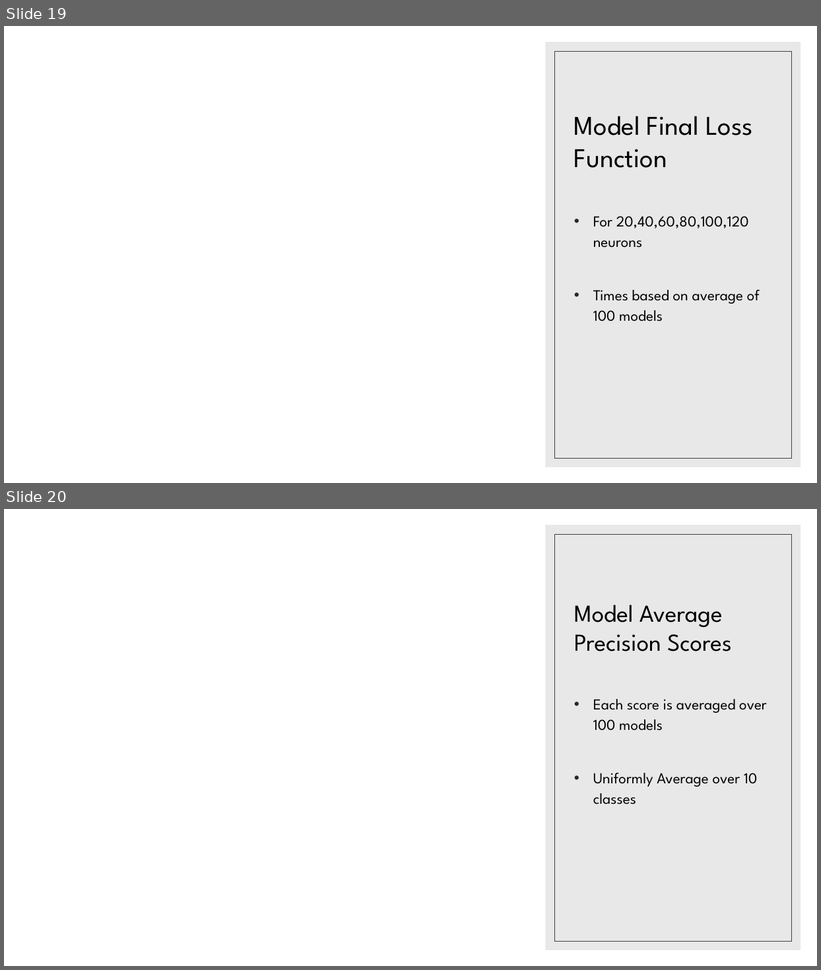
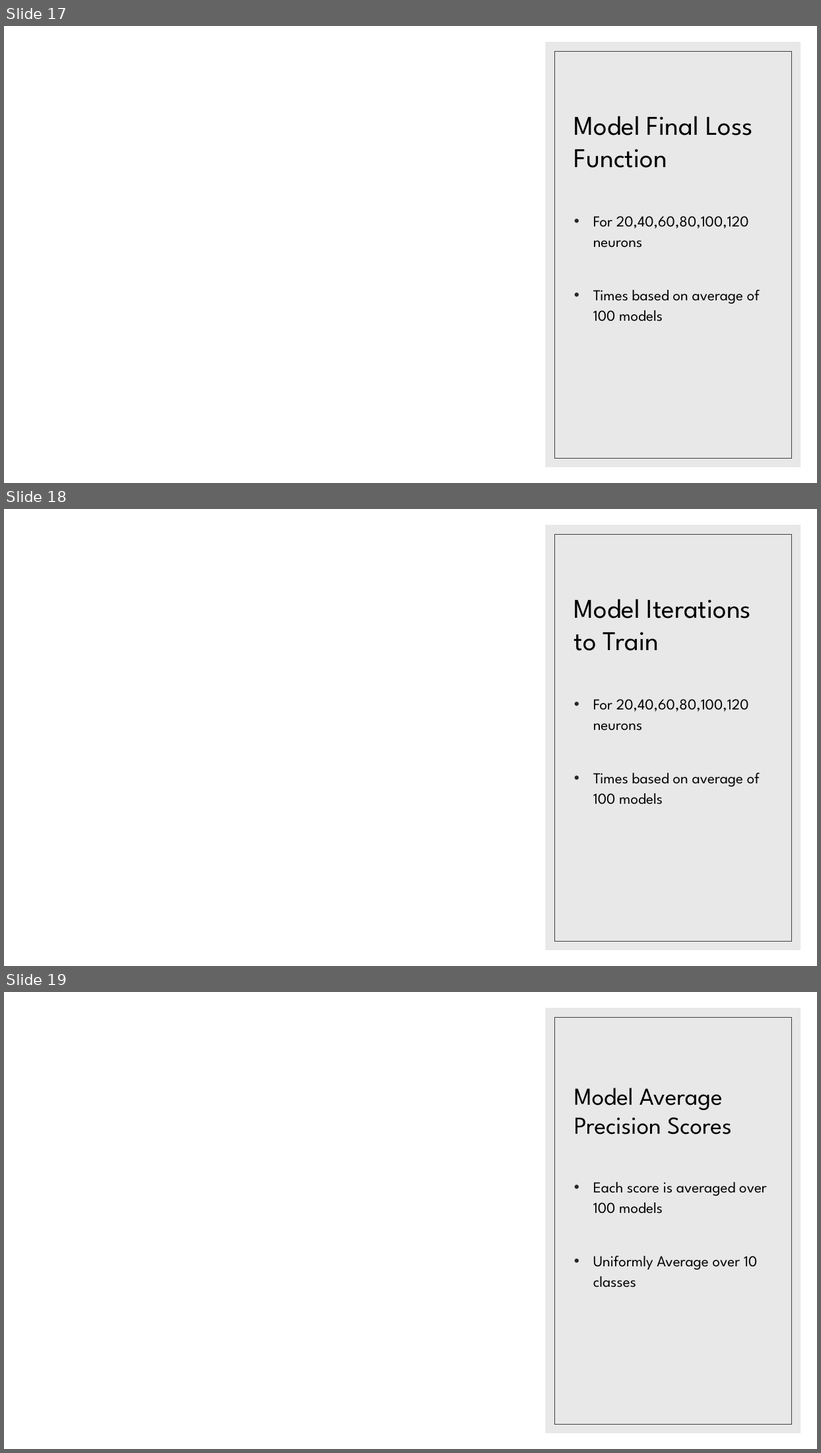
Before and after one commit to landonbuell/Convolutional-Neural-Networks, a slide deck: Presentations/14_04_2020/Modeling Attack Functions.pptx. Shown one above the other, each under a label of ours: slides 19 and 20 before the commit, slides 17, 18 and 19 after it. The pictures are 821x970 and 821x1453 pixels, drawn with LibreOffice and Linux fonts; fonts in the diff are those of the drawing. Boxes give left, top, right and bottom in pixels: in the first picture for what was removed or moved away, otherwise in the second. Text is boxed around its words. In the diff, an @@ line names an element or a change of style, - is before the commit and + after.

```diff
--- a/Presentations/14_04_2020/Modeling Attack Functions.pptx
+++ b/Presentations/14_04_2020/Modeling Attack Functions.pptx
@@ slide 18 added at <box>4,509,817,966</box>, background #FFFFFF; not listed: 2 template elements that a slide beside it also shows @@
@@ title added at <box>574,599,751,651</box>, 32 pt, text #000000 @@
+Model Iterations to Train
@@ text added at <box>593,699,760,805</box>, 18 pt, text #000000 @@
+• For 20,40,60,80,100,120 neurons
+• Times based on average of 100 models
@@ what was slide 19 is now slide 17 @@
@@ what was slide 20 is now slide 19 @@
```
Also in this commit, not shown: 2 slides changed, 1 other slide added, 2 slides removed, 12 other files.
